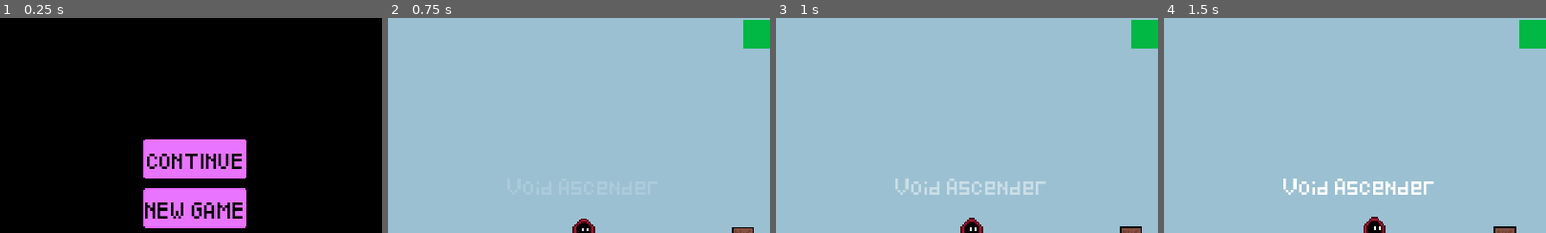
Above: before the commit, frames 1-4 (left to right).
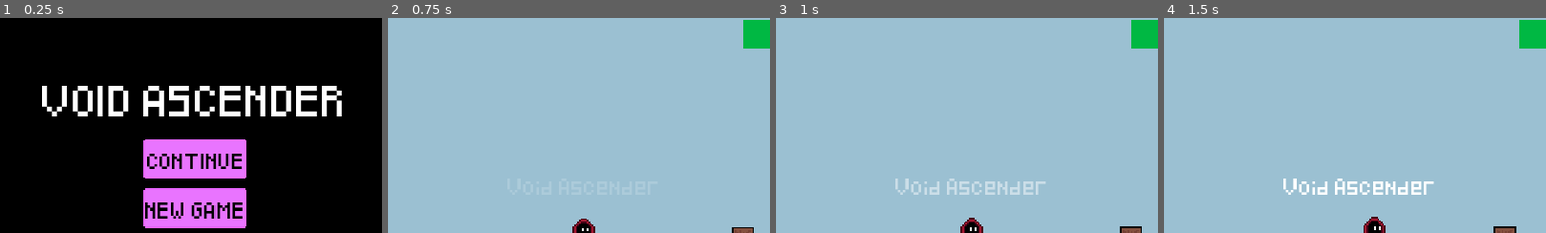
Above: after the commit, the same moments.

Repository: StormLight14/void-ascender
Game: Godot game, scene res://ui/menu/menu_ui.tscn
The game is run twice, just before and just after one commit, with the same random seed, the same clock (stepped at 60 frames per second) and the same inputs. Sound files missing from this copy of the repository are replaced by a short silence.
Inputs:
- Up to frame 1 (0.25 s): no input
- Up to frame 2 (0.75 s): click "NEW GAME" at 0.5 s
- Up to frame 3 (1 s): no input
- Up to frame 4 (1.5 s): hold D (right) from 1.28 s (still down); hold Shift (climb) from 1.28 s (still down)
The pictures show only the part of the screen within x 24-74%, y 0-50%; the shares and areas given below are measured in that part.

The runs differ from the first frame. In frame 1, 5.5% of the frame differs, in the area x 11-90%, y 31-46%; in frame 2, nothing differs; in frame 3, nothing differs; in frame 4, nothing differs.

Commit message:
add title to menu

Diff:
--- a/ui/menu/menu_ui.tscn
+++ b/ui/menu/menu_ui.tscn
@@ -21,6 +21,15 @@
 grow_horizontal = 2
 grow_vertical = 2
 color = Color(0, 0, 0, 1)
+
+[node name="Label" type="Label" parent="."]
+layout_mode = 2
+offset_left = 143.0
+offset_top = 26.3
+offset_right = 336.0
+offset_bottom = 72.3
+text = "VOID ASCENDER"
+horizontal_alignment = 1
 
 [node name="CenterContainer" type="CenterContainer" parent="."]
 layout_mode = 1
